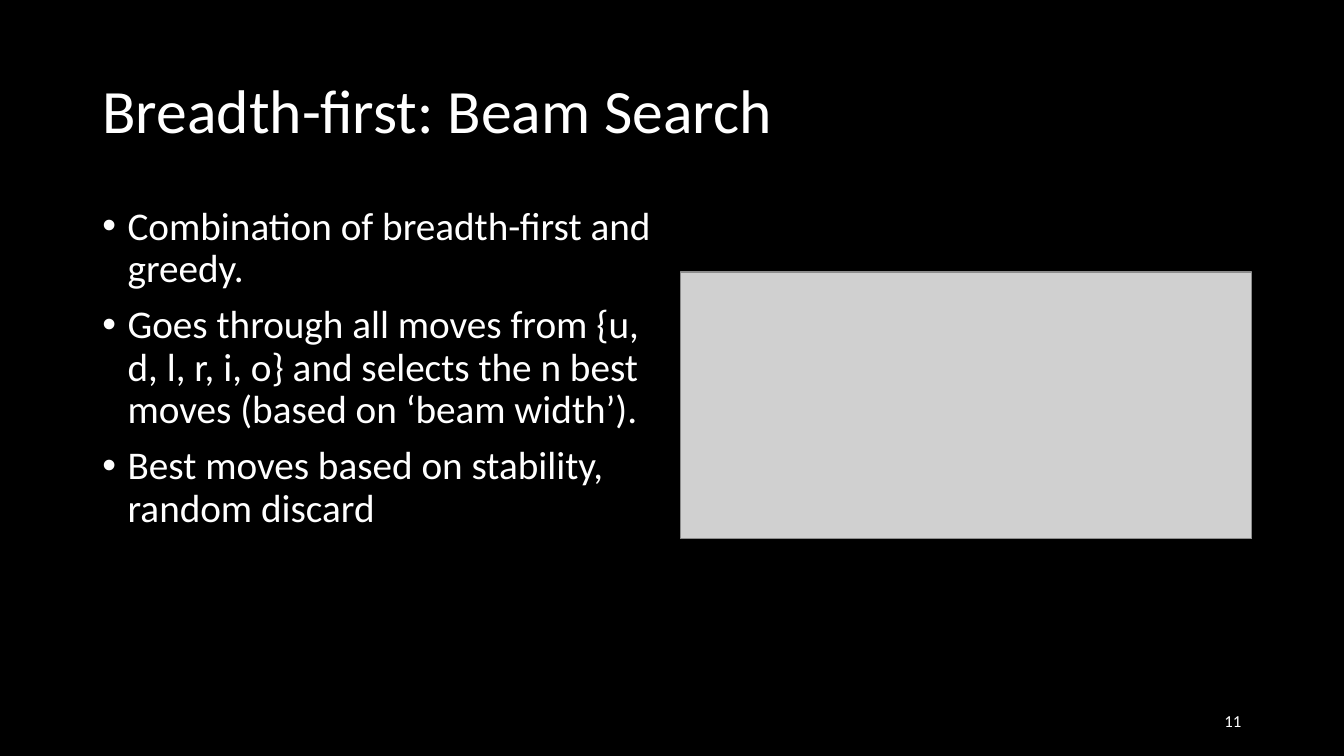
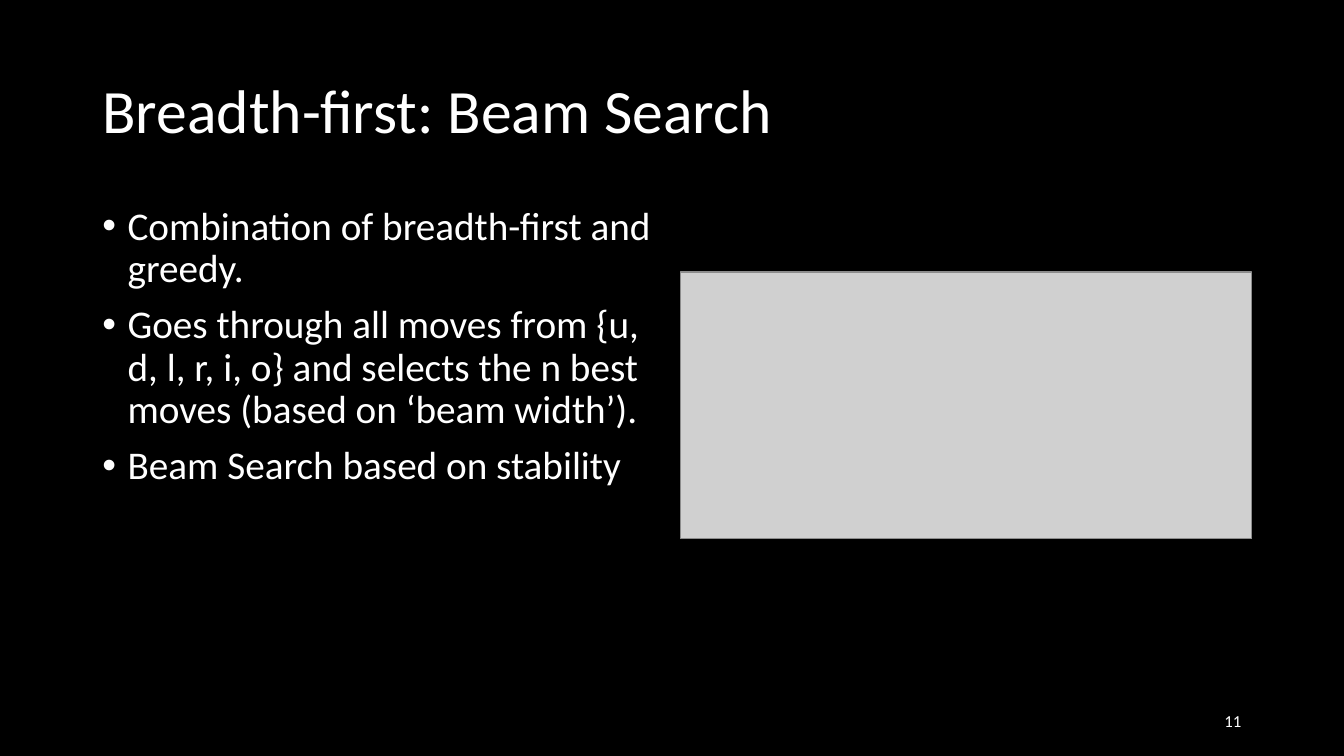
Before and after one commit to Loek21/Protein-Pow-d-er, a slide deck: slide 11 of Documentation/PPP, Week 2, Meeting 1.pptx. Drawn at 1344x756 pixels with LibreOffice and Linux fonts; fonts in the diff are those of the drawing; grey boxes stand for pictures. Boxes give left, top, right and bottom in pixels: in the first picture for what was removed or moved away, otherwise in the second. Text is boxed around its words. In the diff, an @@ line names an element or a change of style, - is before the commit and + after.

```diff
--- a/Documentation/PPP, Week 2, Meeting 1.pptx
+++ b/Documentation/PPP, Week 2, Meeting 1.pptx
@@ text at [128, 451, 621, 486]: text changed @@
-• Best moves based on stability, random discard
+• Beam Search based on stability
```
Also in this commit, not shown: 4 other slides changed, 1 slide removed, 1 other file.
